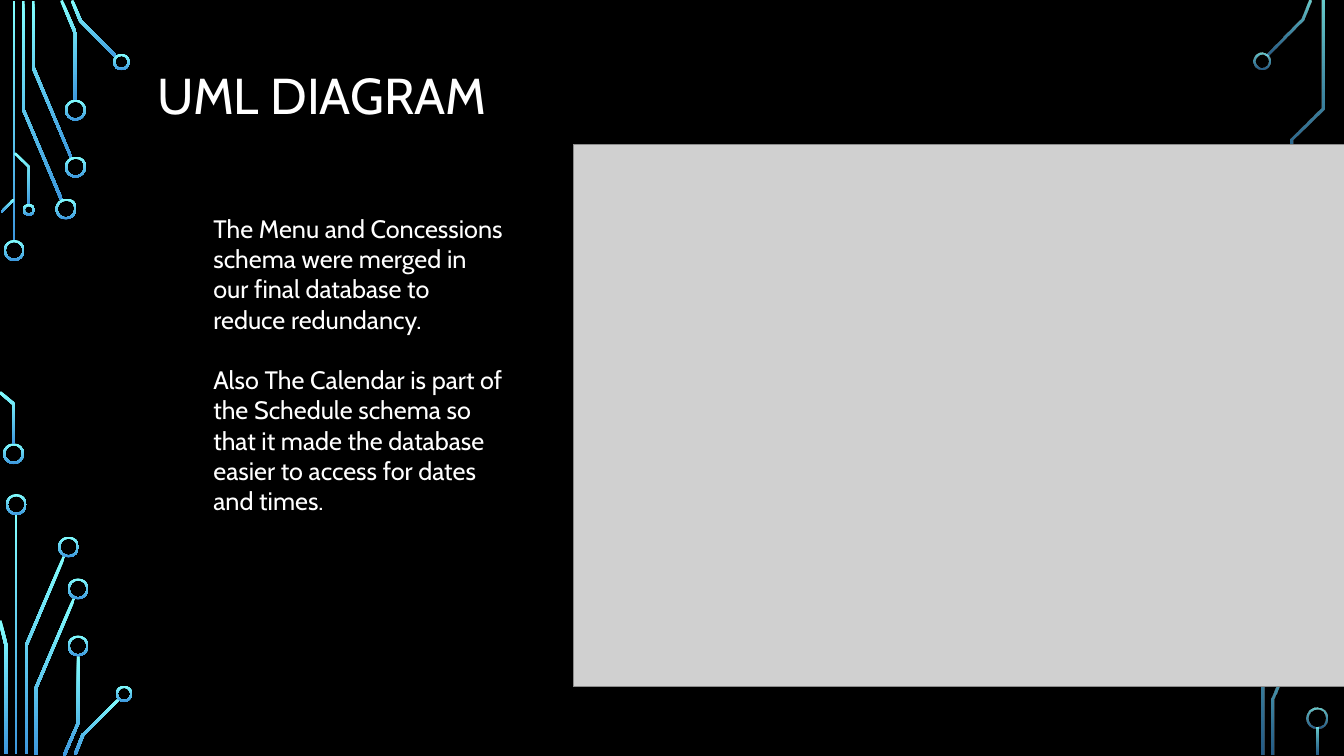
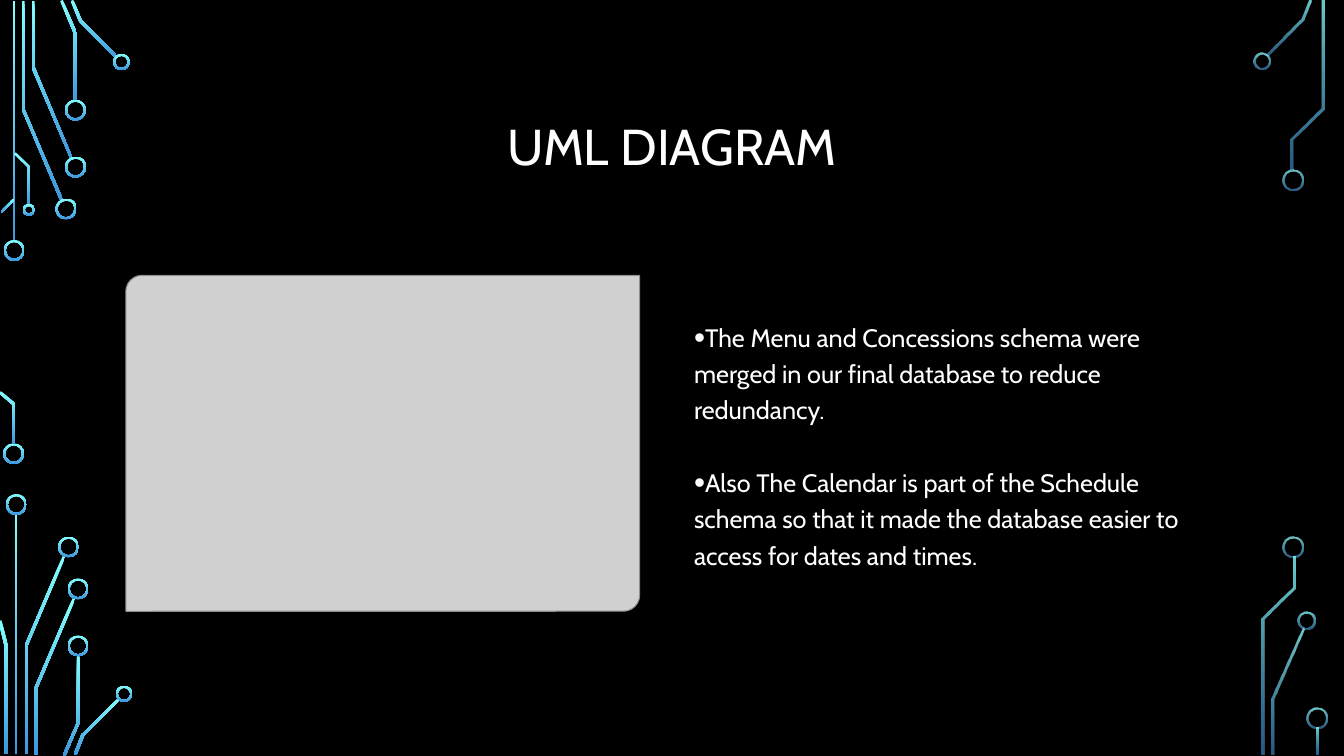
Before and after one commit to KathLevi/TheaterApp, a slide deck: slide 3 of Database Final Presentation.pptx. Drawn at 1344x756 pixels with LibreOffice and Linux fonts; fonts in the diff are those of the drawing; grey boxes stand for pictures; background and template pictures are left out. Boxes give left, top, right and bottom in pixels: in the first picture for what was removed or moved away, otherwise in the second. Text is boxed around its words. In the diff, an @@ line names an element or a change of style, - is before the commit and + after.

```diff
--- a/Database Final Presentation.pptx
+++ b/Database Final Presentation.pptx
@@ title "UML DIAGRAM": place and size @@
-title "UML DIAGRAM" at <box>157,78,486,115</box>
+title "UML DIAGRAM" at <box>507,129,836,166</box>
@@ title "UML DIAGRAM" at <box>507,129,836,166</box>: alignment left to centre @@
@@ freeform shape added at <box>1282,169,1304,191</box>, fill gradient #82FFFF to #3D97DE @@
@@ text "The Menu and Concessions schema ...": place and size @@
-text "The Menu and Concessions schema ..." at <box>213,219,503,511</box>
+text "The Menu and Concessions schema ..." at <box>694,328,1178,566</box>
@@ text "The Menu and Concessions schema ..." at <box>694,328,1178,566</box>: bullet none to •; line spacing 1 to 1.2; vertical alignment top to middle @@
@@ picture: place and size @@
-picture at <box>574,144,1344,687</box>
+picture at <box>126,275,640,611</box>
@@ freeform shape added at <box>1284,536,1305,558</box>, fill gradient #82FFFF to #3D97DE @@
@@ freeform shape added at <box>1299,612,1316,629</box>, fill gradient #82FFFF to #3D97DE @@
```
Also in this commit, not shown: 3 other slides changed.
